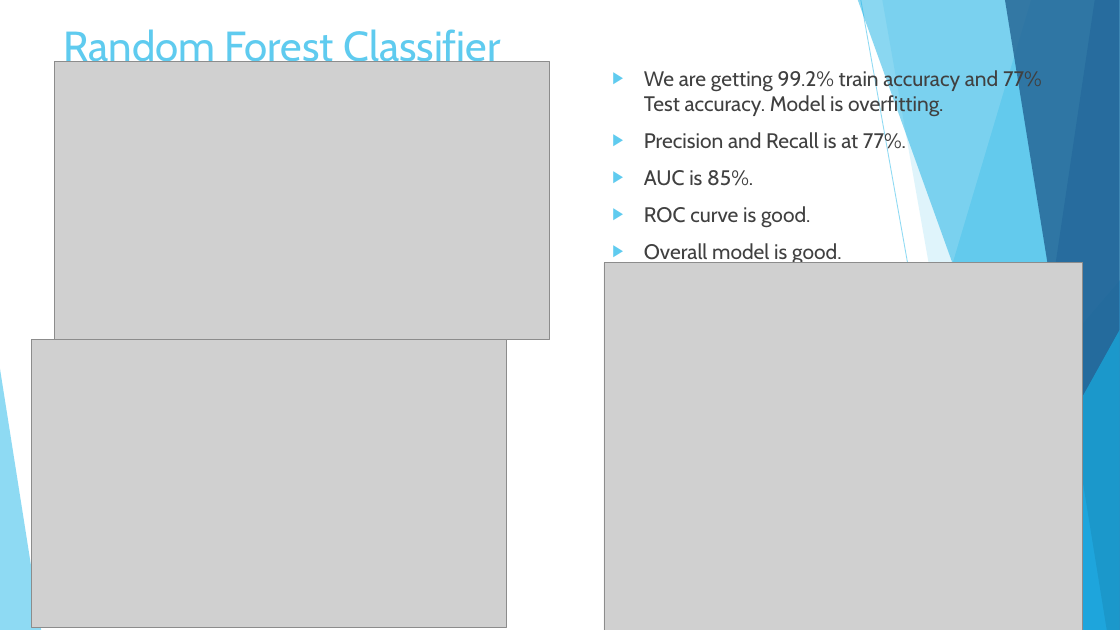
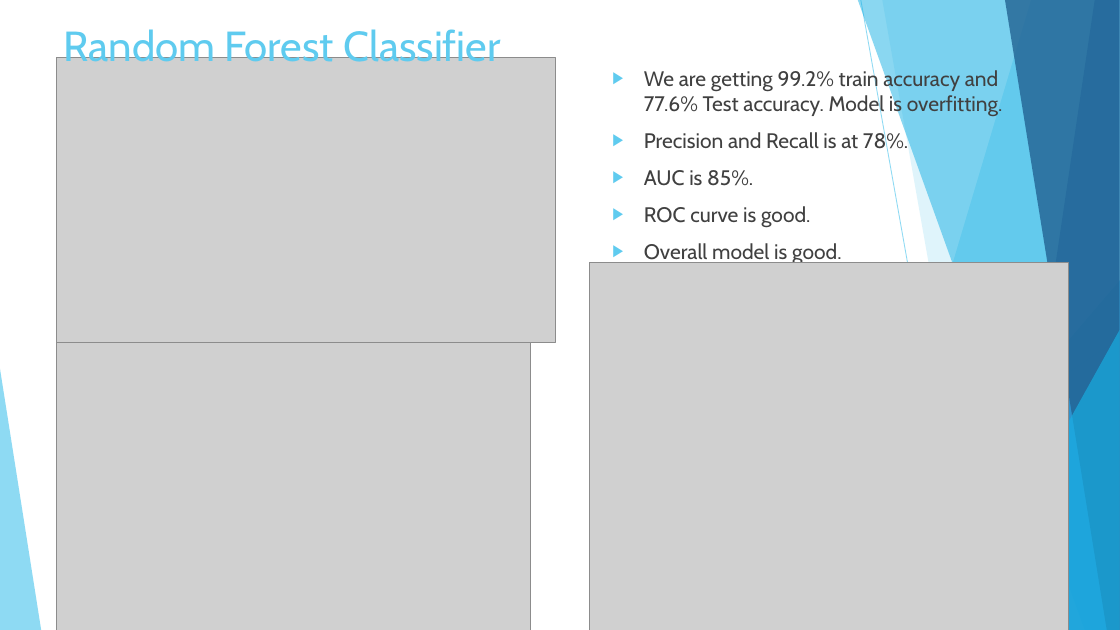
Before and after one commit to meghrajkonduskar/In-Drive-Coupon-Recommendation-Project, a slide deck: slide 21 of In Drive Coupon Recommendation.pptx. Drawn at 1120x630 pixels with LibreOffice and Linux fonts; fonts in the diff are those of the drawing; grey boxes stand for pictures. Boxes give left, top, right and bottom in pixels: in the first picture for what was removed or moved away, otherwise in the second. Text is boxed around its words. In the diff, an @@ line names an element or a change of style, - is before the commit and + after.

```diff
--- a/In Drive Coupon Recommendation.pptx
+++ b/In Drive Coupon Recommendation.pptx
@@ picture: place and size @@
-picture at <box>55,61,549,339</box>
+picture at <box>57,57,555,342</box>
@@ text at <box>644,68,1002,154</box>: text changed @@
-▶ We are getting 99.2% train accuracy and 77% Test accuracy. Model is overfitting.
-▶ Precision and Recall is at 77%.
+▶ We are getting 99.2% train accuracy and 77.6% Test accuracy. Model is overfitting.
+▶ Precision and Recall is at 78%.
@@ picture: place and size @@
-picture at <box>604,263,1083,630</box>
+picture at <box>590,263,1069,630</box>
@@ picture: place and size @@
-picture at <box>32,339,507,628</box>
+picture at <box>57,342,531,630</box>
```
Also in this commit, not shown: 10 other slides changed, 22 other files.
